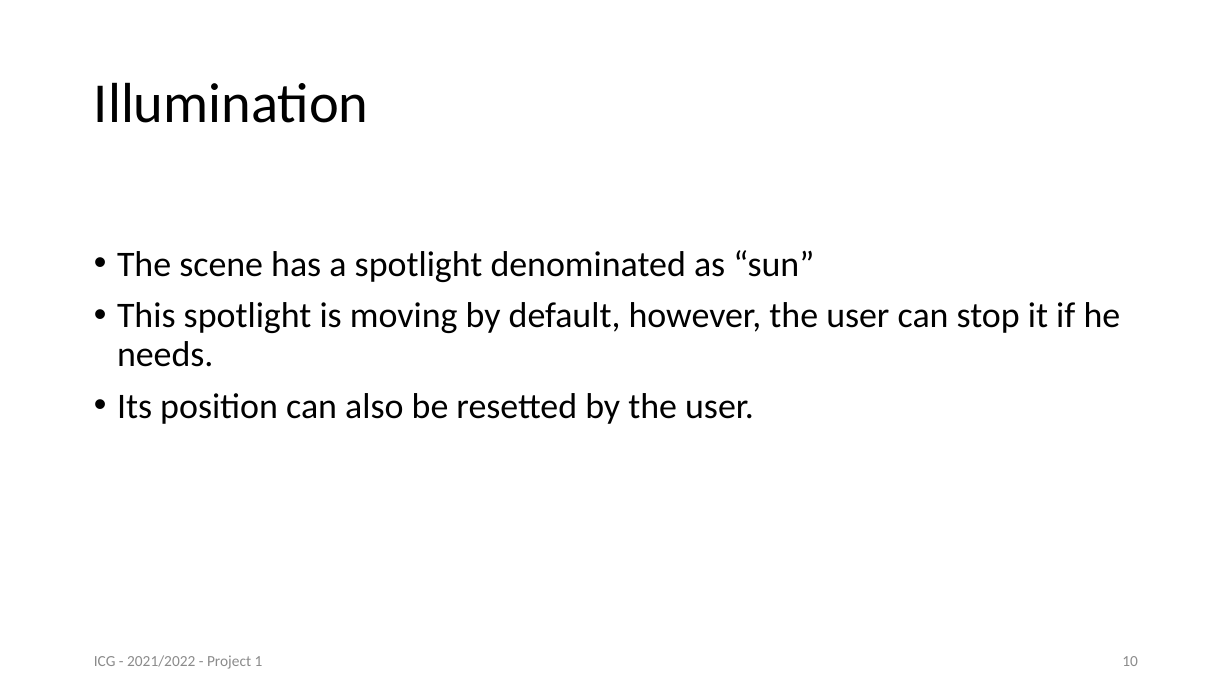
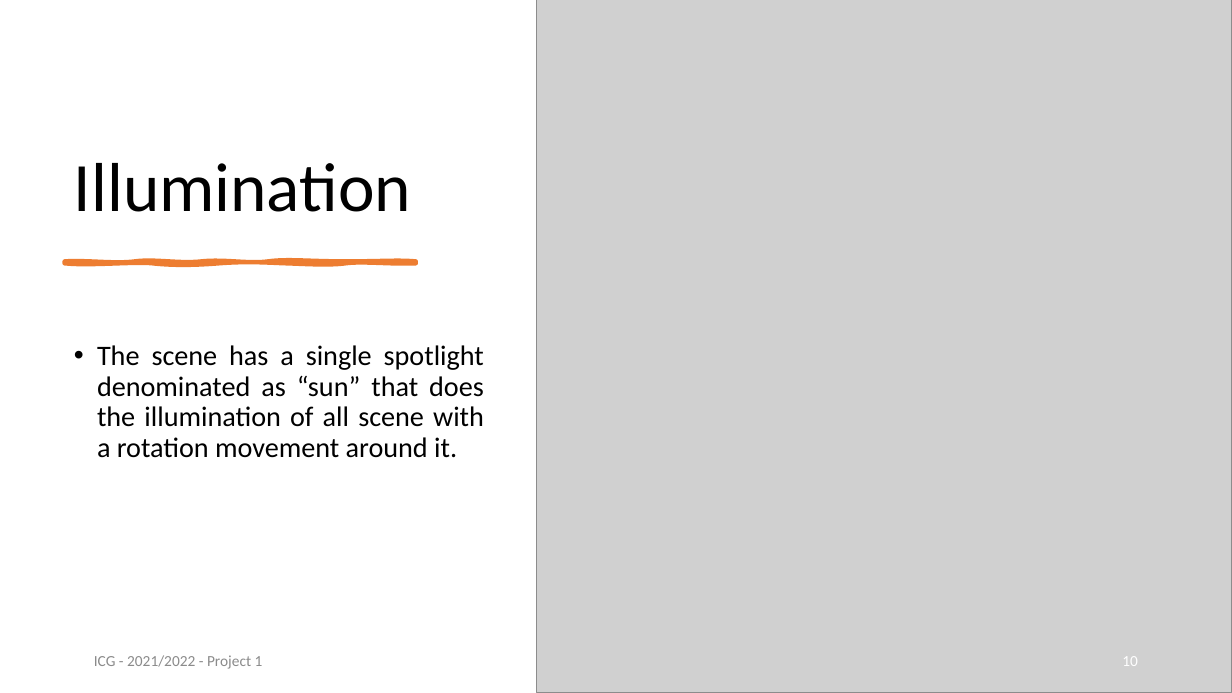
Before and after one commit to Olavo-Estima/ICG_Project1, a slide deck: slide 10 of Projeto1_93249.pptx. Drawn at 1232x693 pixels with LibreOffice and Linux fonts; fonts in the diff are those of the drawing; grey boxes stand for pictures. Boxes give left, top, right and bottom in pixels: in the first picture for what was removed or moved away, otherwise in the second. Text is boxed around its words. In the diff, an @@ line names an element or a change of style, - is before the commit and + after.

```diff
--- a/Projeto1_93249.pptx
+++ b/Projeto1_93249.pptx
@@ picture added at [537,0,1232,693] @@
@@ title "Illumination": place and size @@
-title "Illumination" at [94,82,369,123]
+title "Illumination" at [74,163,411,212]
@@ title "Illumination" at [74,163,411,212]: size 44 to 54 pt; vertical alignment middle to bottom @@
@@ freeform shape added at [65,262,416,263], fill #ED7D31, outline #ED7D31 3.5 pt @@
@@ text removed at [117,250,1121,424] @@
-• The scene has a spotlight denominated as “sun”
-• This spotlight is moving by default, however, the user can stop it if he needs.
-• Its position can also be resetted by the user.
@@ text added at [97,345,484,458], 22 pt, text #000000 @@
+• The scene has a single spotlight denominated as “sun” that does the illumination of all scene with a rotation movement around it.
@@ page number at [1122,656,1138,666]: text colour #8C8C8C to #FFFFFF; more space between paragraphs @@
```
Also in this commit, not shown: 5 other slides changed, 1 other file.
